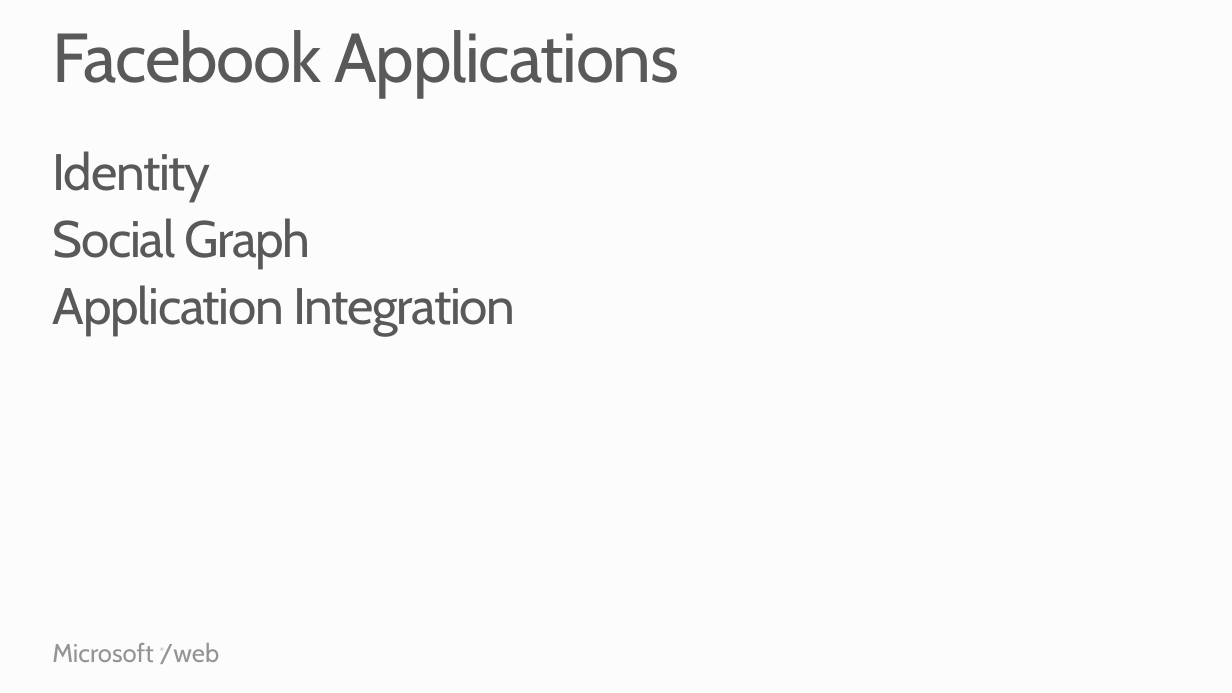
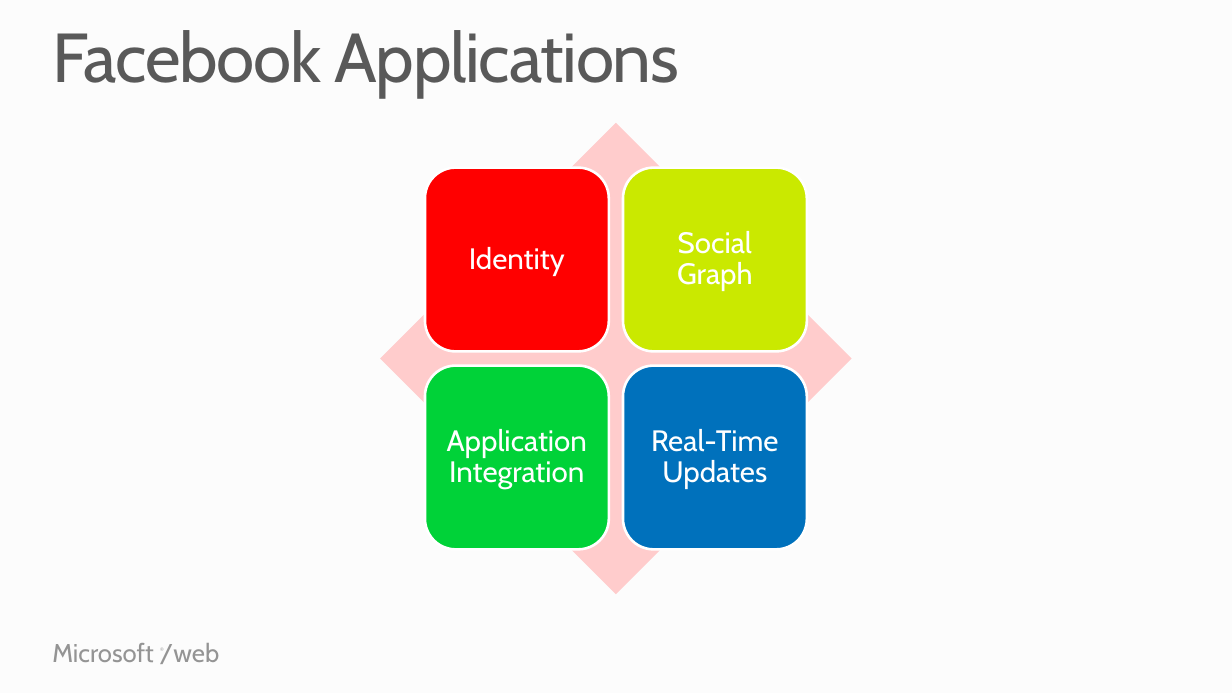
Before and after one commit to Microsoft-Web/PRESENTATION-BuildingSocialWebApps, a slide deck: slide 8 of BuildingAndLeveragingSocialServices.pptx. Drawn at 1232x693 pixels with LibreOffice and Linux fonts; fonts in the diff are those of the drawing. Boxes give left, top, right and bottom in pixels: in the first picture for what was removed or moved away, otherwise in the second. Text is boxed around its words. In the diff, an @@ line names an element or a change of style, - is before the commit and + after.

Commit message:
Updates to presentation

```diff
--- a/BuildingAndLeveragingSocialServices.pptx
+++ b/BuildingAndLeveragingSocialServices.pptx
@@ text removed at bbox=[53, 151, 515, 335] @@
-Identity
-Social Graph
-Application Integration
@@ group added at bbox=[380, 123, 851, 594]: 4 rounded rectangles, 4 texts, 1 diamond @@
+Identity
+Social Graph
+Application Integration
+Real-Time Updates
```
Also in this commit, not shown: 2 other slides changed, 2 slides added, 1 slide removed.
